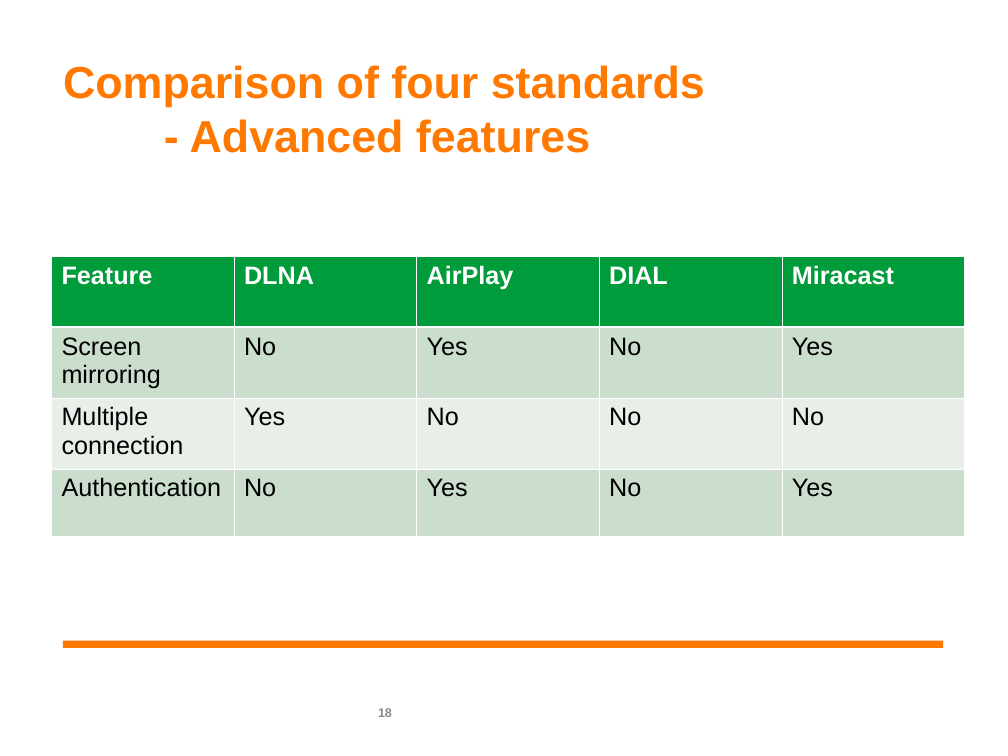
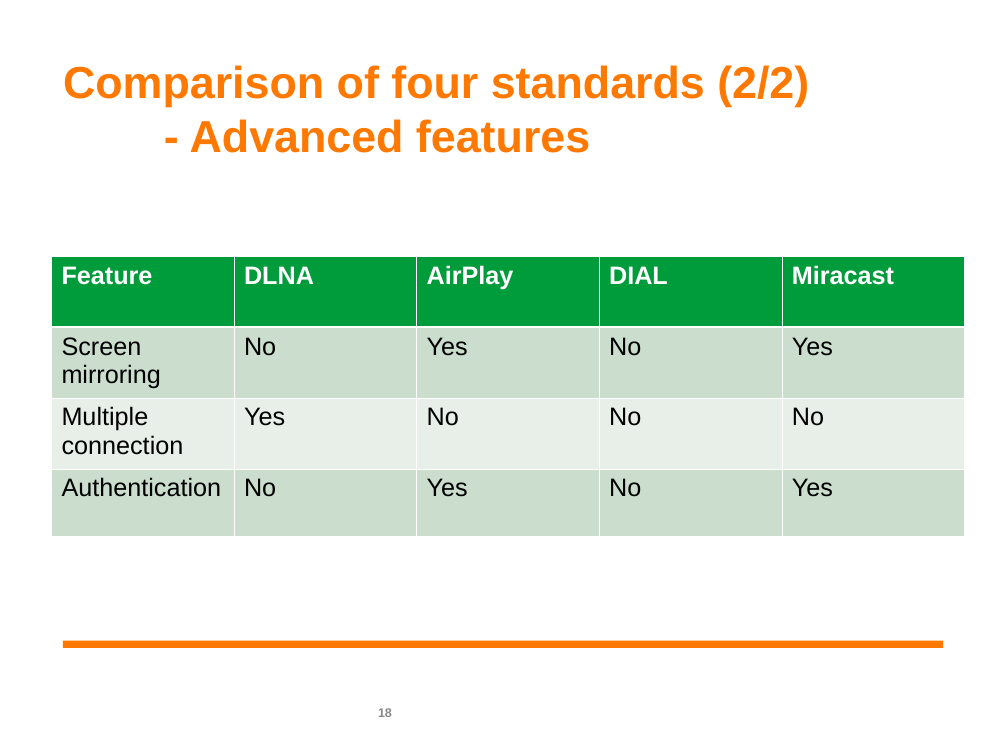
Before and after one commit to pengdev/home-networking, a slide deck: slide 18 of liu_120515.ppt. Drawn at 1008x756 pixels with LibreOffice and Linux fonts; fonts in the diff are those of the drawing; background and template pictures are left out. Boxes give left, top, right and bottom in pixels: in the first picture for what was removed or moved away, otherwise in the second. Text is boxed around its words. In the diff, an @@ line names an element or a change of style, - is before the commit and + after.

```diff
--- a/liu_120515.ppt
+++ b/liu_120515.ppt
@@ title at (x1=63, y1=65, x2=809, y2=153): text changed @@
-Comparison of four standards
-- Advanced features
+Comparison of four standards (2/2)
+- Advanced features
```
Also in this commit, not shown: 13 other slides changed, 1 slide added, 1 other file.
